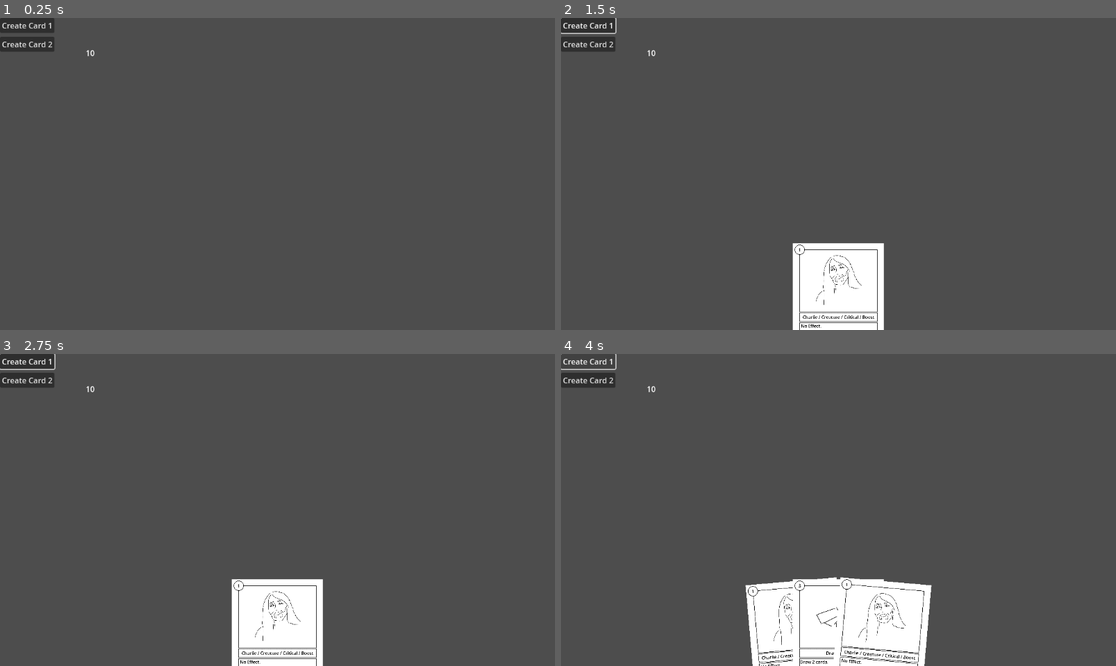
Above: before the commit, frames 1-4 (two rows, left to right).
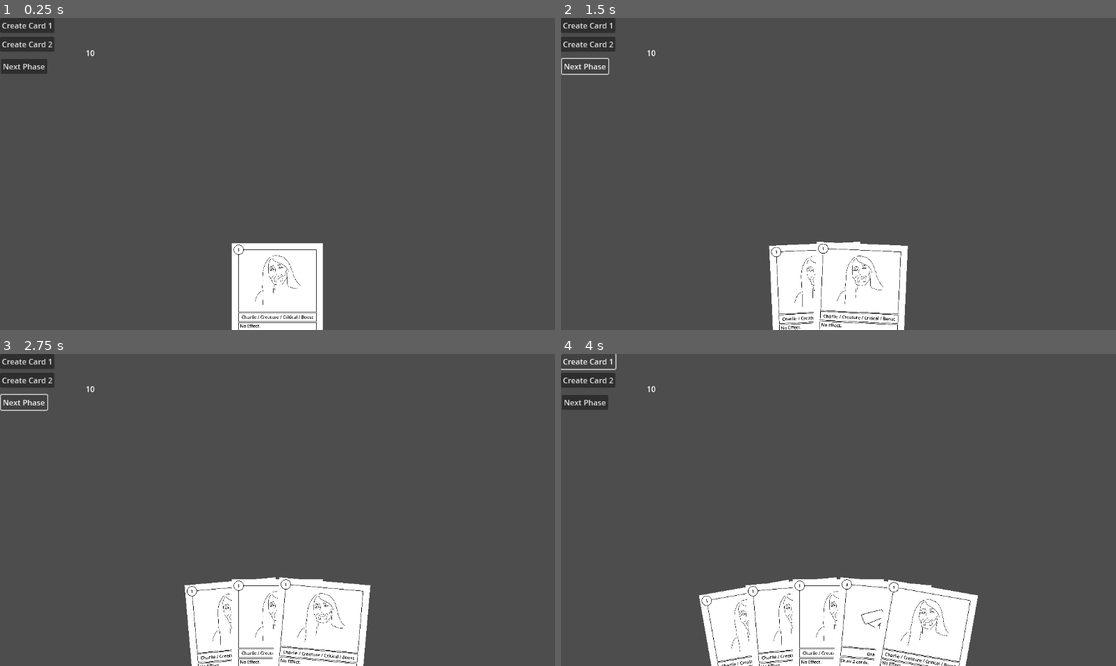
Above: after the commit, the same moments.

Repository: Cybernik12/Untitled-Card-Game
Game: Godot game, scene res://Scenes/Main.tscn
Two runs of this game, one before a commit and one after it. Both use one fixed random seed, a clock stepped at 60 frames per second and the inputs below.
Inputs (mouse positions are in pixels of both pictures, inside the frame that each line leads up to):
- Up to frame 1 (0.25 s): no input
- Up to frame 2 (1.5 s): click "Create Card 1" at 0.5 s; click (583, 67) at 1.25 s, where only the run after the commit has a clickable "Next Phase"
- Up to frame 3 (2.75 s): click (22, 403) at 2 s, where only the run after the commit has a clickable "Next Phase"
- Up to frame 4 (4 s): click "Create Card 2" at 2.75 s; click "Create Card 1" at 3.5 s

The runs differ from the first frame. In frame 1, 4.8% of the frame differs, in the area x 0-59%, y 13-100%; in frame 2, 3.3%; in frame 3, 4.9%; in frame 4, 5.0%, in the area x 0-76%, y 13-100%.

Commit message:
Added game phases

Diff:
--- a/Unnamed Card Game/Scenes/Cards/charlie.tscn
+++ b/Unnamed Card Game/Scenes/Cards/charlie.tscn
@@ -5,8 +5,9 @@
 [ext_resource type="Texture2D" uid="uid://bmj8k0r1ygma7" path="res://Assets/Sprites/Cards/Creature/Charley_Face.png" id="2_sar46"]
 [ext_resource type="Script" path="res://Scripts/Cards_Scripts/AttackAction.gd" id="4_bdtgx"]
 
-[node name="Charlie" type="Node2D"]
+[node name="Charlie" type="Node2D" node_paths=PackedStringArray("action")]
 script = ExtResource("1_5l25s")
+action = NodePath("AttackAction")
 
 [node name="Card" parent="." node_paths=PackedStringArray("card_image") instance=ExtResource("1_35tm6")]
 card_image = NodePath("../Sprite2D")
@@ -16,8 +17,9 @@
 scale = Vector2(0.1, 0.1)
 texture = ExtResource("2_sar46")
 
-[node name="AttackAction" type="Node2D" parent="."]
+[node name="AttackAction" type="Node2D" parent="." node_paths=PackedStringArray("card")]
 script = ExtResource("4_bdtgx")
+card = NodePath("../Card")
 
 [connection signal="mouse_entered" from="." to="." method="_on_mouse_entered"]
 [connection signal="mouse_exited" from="." to="." method="_on_mouse_exited"]
--- a/Unnamed Card Game/Scenes/Cards/draw.tscn
+++ b/Unnamed Card Game/Scenes/Cards/draw.tscn
@@ -23,9 +23,9 @@
 scale = Vector2(0.1, 0.1)
 texture = ExtResource("2_2shxo")
 
-[node name="AttackAction" type="Node2D" parent="."]
+[node name="AttackAction" type="Node2D" parent="." node_paths=PackedStringArray("card")]
 script = ExtResource("4_kaq13")
-mana = 3
+card = NodePath("../Card")
 
 [node name="DefendAction" type="Node2D" parent="."]
 script = ExtResource("4_qippu")
--- a/Unnamed Card Game/Scenes/Main.tscn
+++ b/Unnamed Card Game/Scenes/Main.tscn
@@ -1,7 +1,8 @@
-[gd_scene load_steps=4 format=3 uid="uid://bhpcuiyijip8g"]
+[gd_scene load_steps=5 format=3 uid="uid://bhpcuiyijip8g"]
 
 [ext_resource type="PackedScene" uid="uid://bq2j88vh8tfr1" path="res://Scenes/deck_n_hand.tscn" id="1_l4uae"]
 [ext_resource type="Script" path="res://Scripts/main.gd" id="1_ujwgo"]
+[ext_resource type="Script" path="res://Scripts/GameState.gd" id="3_721sy"]
 [ext_resource type="Script" path="res://Scripts/Player1.gd" id="3_alyst"]
 
 [node name="main" type="Node2D"]
@@ -16,7 +17,9 @@
 
 [node name="DeckNHand" parent="." instance=ExtResource("1_l4uae")]
 
-[node name="GameScreen" type="Node2D" parent="."]
+[node name="GameScreen" type="Node2D" parent="." node_paths=PackedStringArray("deck_n_hand")]
+script = ExtResource("3_721sy")
+deck_n_hand = NodePath("../DeckNHand")
 
 [node name="Gameboard" type="Node2D" parent="GameScreen"]
 
@@ -26,4 +29,12 @@
 
 [node name="Player2" type="Node2D" parent="GameScreen"]
 
+[node name="Button3" type="Button" parent="GameScreen"]
+offset_left = 2.0
+offset_top = 85.0
+offset_right = 98.0
+offset_bottom = 116.0
+text = "Next Phase"
+
 [connection signal="card_activated" from="DeckNHand" to="." method="_on_deck_n_hand_card_activated"]
+[connection signal="pressed" from="GameScreen/Button3" to="GameScreen" method="_on_button_3_pressed"]
--- a/Unnamed Card Game/Scripts/Cards_Scripts/AttackAction.gd
+++ b/Unnamed Card Game/Scripts/Cards_Scripts/AttackAction.gd
@@ -1,6 +1,8 @@
 extends Node2D
 
-@export var mana: int = 1
+@export var card: Card
+
+@onready var mana: int = card.card_cost
 
 func activate(game_state: Dictionary):
 	# Spend Cost
--- /dev/null
+++ b/Unnamed Card Game/Scripts/GameState.gd
@@ -0,0 +1,56 @@
+extends Node2D
+
+@export var deck_n_hand: Deck_n_Hand
+
+enum Phase {
+	# On players turn.
+	Setup, # All cards are unrested.
+	Draw, # You draw a card from your deck.
+	Energy, # You can add a card from hand into your Energy area.
+	Play, # You can use your energy to play a card.
+	Attack, # You can attack with your cards.
+	End, # Turn ends, then it becomes your opponents turn.
+
+	#On Opponents Turn.
+	Defend, # You can defend an attack.
+	Damage, # If the attack was succesful, you take damage.
+}
+
+var game_phase = Phase.Setup
+
+# Called when the node enters the scene tree for the first time.
+func _ready():
+	print(game_phase)
+
+
+# Called every frame. 'delta' is the elapsed time since the previous frame.
+func _process(delta):
+	pass
+
+func Game_Phase_Controller():
+	match game_phase:
+		Phase.Setup: # All cards are unrested.
+			game_phase = Phase.Draw
+		Phase.Draw: # You draw a card from your deck.
+			_draw()
+			game_phase = Phase.Energy
+		Phase.Energy: # You can add a card from hand into your Energy area.
+			game_phase = Phase.Play
+		Phase.Play: # You can use your energy to play a card.
+			game_phase = Phase.Attack
+		Phase.Attack: # You can attack with your cards.
+			game_phase = Phase.End
+		Phase.End: # Turn ends, then it becomes your opponents turn.
+			game_phase = Phase.Defend
+		#On Opponents Turn.
+		Phase.Defend: # You can defend an attack.
+			game_phase = Phase.Damage
+		Phase.Damage: # If the attack was succesful, you take damage.
+			game_phase = Phase.Setup
+
+func _draw():
+	deck_n_hand.Draw()
+
+func _on_button_3_pressed():
+	Game_Phase_Controller()
+	print(game_phase)
--- a/Unnamed Card Game/Scripts/deck_n_hand.gd
+++ b/Unnamed Card Game/Scripts/deck_n_hand.gd
@@ -1,4 +1,5 @@
 extends Node2D
+class_name Deck_n_Hand
 
 signal card_activated(card: UsableCard)
 
@@ -15,6 +16,10 @@
 func _process(delta):
 	pass
 
+func Draw():
+	var charlie_card = charlie_card_scene.instantiate()
+	hand.add_card(charlie_card)
+
 func _on_button_pressed():
 	var charlie_card = charlie_card_scene.instantiate()
 	hand.add_card(charlie_card)
